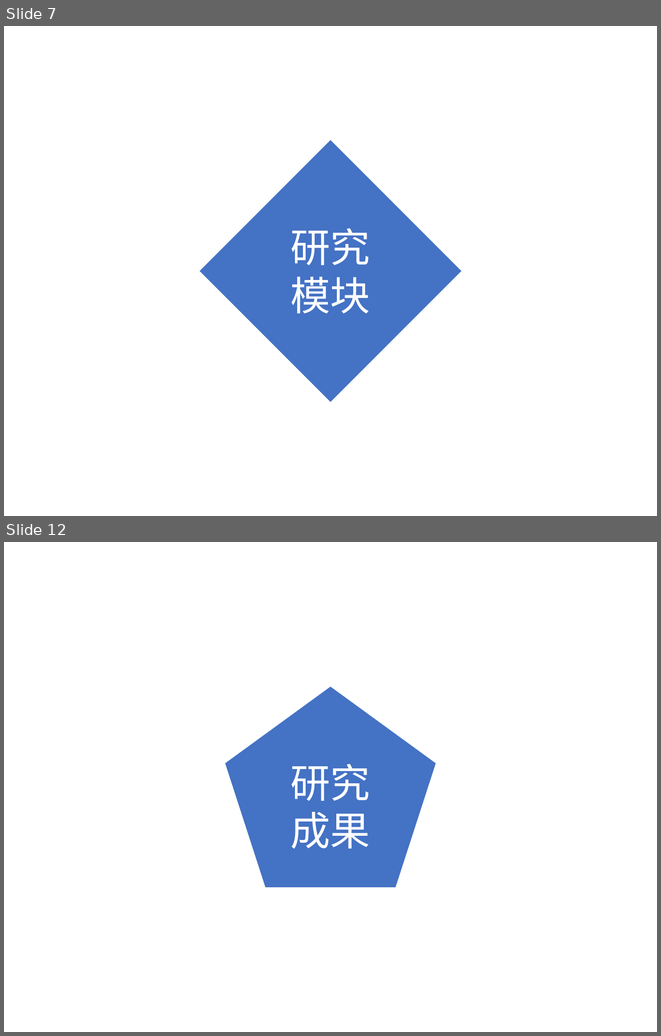
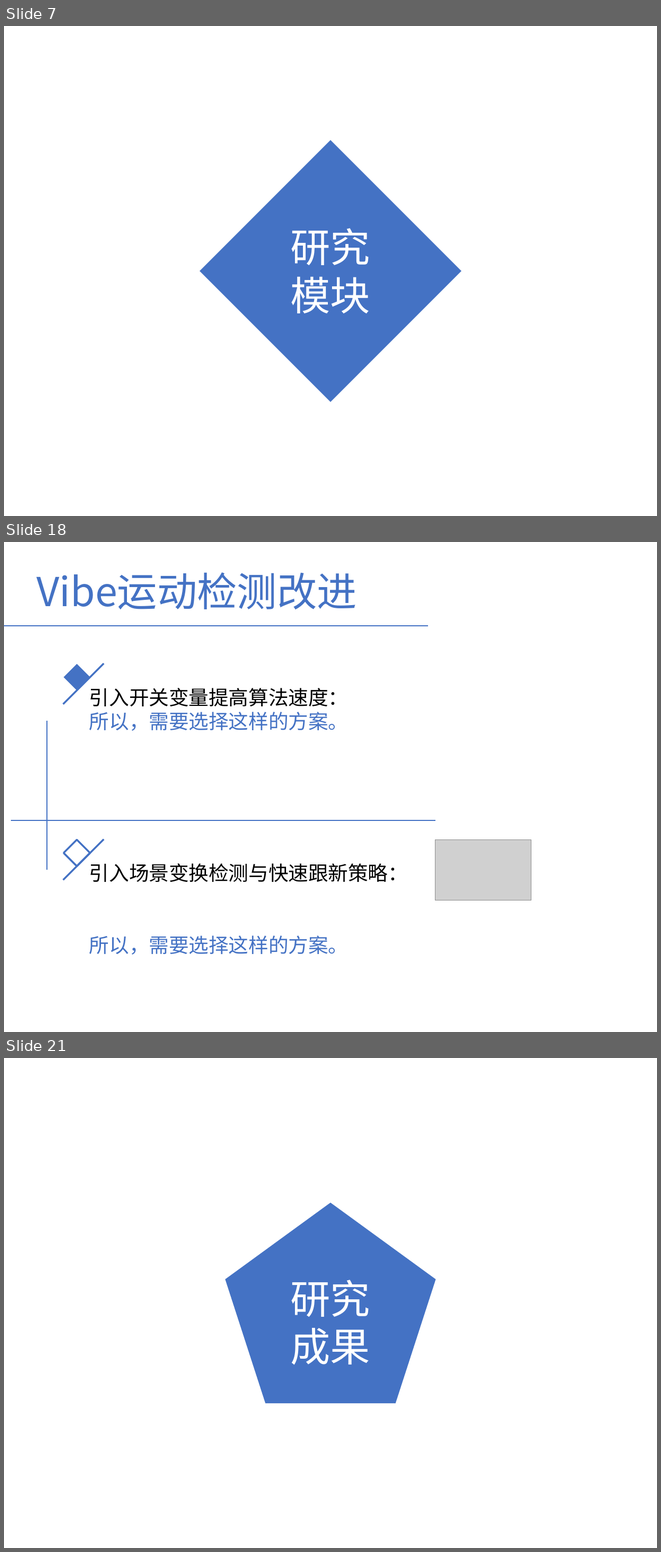
Before and after one commit to LauraCaiMin/JavaCode, a slide deck: 基于视频分析的森林烟火识别算法研究-蔡敏.pptx. Shown one above the other, each under a label of ours: slides 7 and 12 before the commit, slides 7, 18 and 21 after it; the slides between them are not shown. The pictures are 661x1036 and 661x1552 pixels, drawn with LibreOffice and Linux fonts; fonts in the diff are those of the drawing; grey boxes stand for pictures. Boxes give left, top, right and bottom in pixels: in the first picture for what was removed or moved away, otherwise in the second. Text is boxed around its words. In the diff, an @@ line names an element or a change of style, - is before the commit and + after.

```diff
--- a/基于视频分析的森林烟火识别算法研究-蔡敏.pptx
+++ b/基于视频分析的森林烟火识别算法研究-蔡敏.pptx
@@ slide 18 added at (x1=4, y1=542, x2=657, y2=1032), background #FFFFFF @@
@@ text added at (x1=37, y1=572, x2=357, y2=609), 44 pt, text #4472C4 @@
+Vibe运动检测改进
@@ line added from (4, 626) to (429, 626), #4472C4 1.25 pt @@
@@ rectangle added at (x1=63, y1=664, x2=90, y2=691), fill #4472C4 @@
@@ line added from (104, 663) to (63, 704), #4472C4 2 pt @@
@@ text added at (x1=89, y1=688, x2=348, y2=731), 22 pt, text #000000 @@
+引入开关变量提高算法速度：
+所以，需要选择这样的方案。
@@ line added from (47, 870) to (47, 721), #4472C4 1.25 pt @@
@@ line added from (11, 820) to (435, 820), #4472C4 1.25 pt @@
@@ rectangle added at (x1=63, y1=840, x2=90, y2=866), outline #4472C4 2 pt @@
@@ line added from (104, 839) to (63, 880), #4472C4 2 pt @@
@@ picture added at (x1=435, y1=840, x2=531, y2=900) @@
@@ text added at (x1=89, y1=863, x2=408, y2=954), 22 pt, text #000000 @@
+引入场景变换检测与快速跟新策略：
+所以，需要选择这样的方案。
@@ what was slide 12 is now slide 21 @@
```
Also in this commit, not shown: 2 slides changed, 11 other slides added, 3 slides removed.
